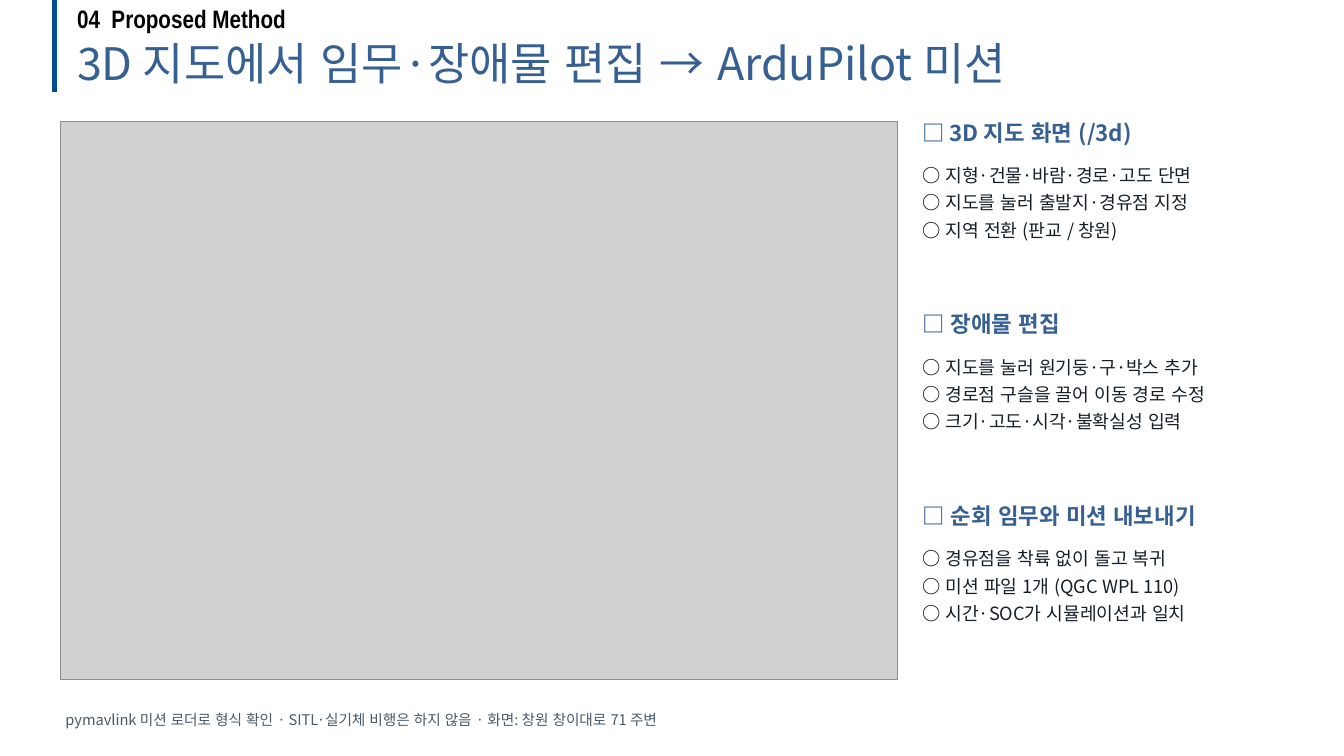
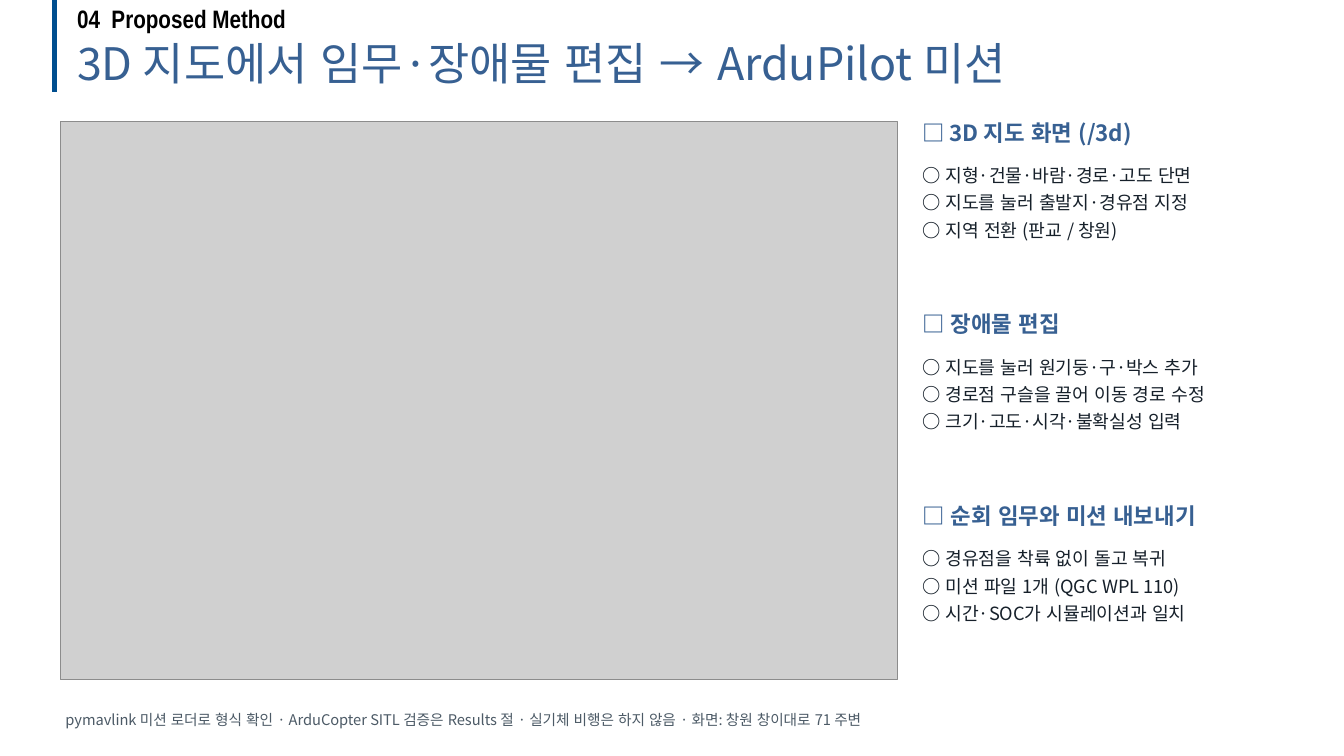
Before and after one commit to dnfl5345/Drone_path_opt, a slide deck: slide 23 of docs/drone_soc_academic_talk.pptx. Drawn at 1344x756 pixels with LibreOffice and Linux fonts; fonts in the diff are those of the drawing; grey boxes stand for pictures; background and template pictures are left out. Boxes give left, top, right and bottom in pixels: in the first picture for what was removed or moved away, otherwise in the second. Text is boxed around its words. In the diff, an @@ line names an element or a change of style, - is before the commit and + after.

```diff
--- a/docs/drone_soc_academic_talk.pptx
+++ b/docs/drone_soc_academic_talk.pptx
@@ text at [65,712,861,729]: text changed @@
-pymavlink 미션 로더로 형식 확인 · SITL·실기체 비행은 하지 않음 · 화면: 창원 창이대로 71 주변
+pymavlink 미션 로더로 형식 확인 · ArduCopter SITL 검증은 Results 절 · 실기체 비행은 하지 않음 · 화면: 창원 창이대로 71 주변
```
Also in this commit, not shown: 5 other files.
